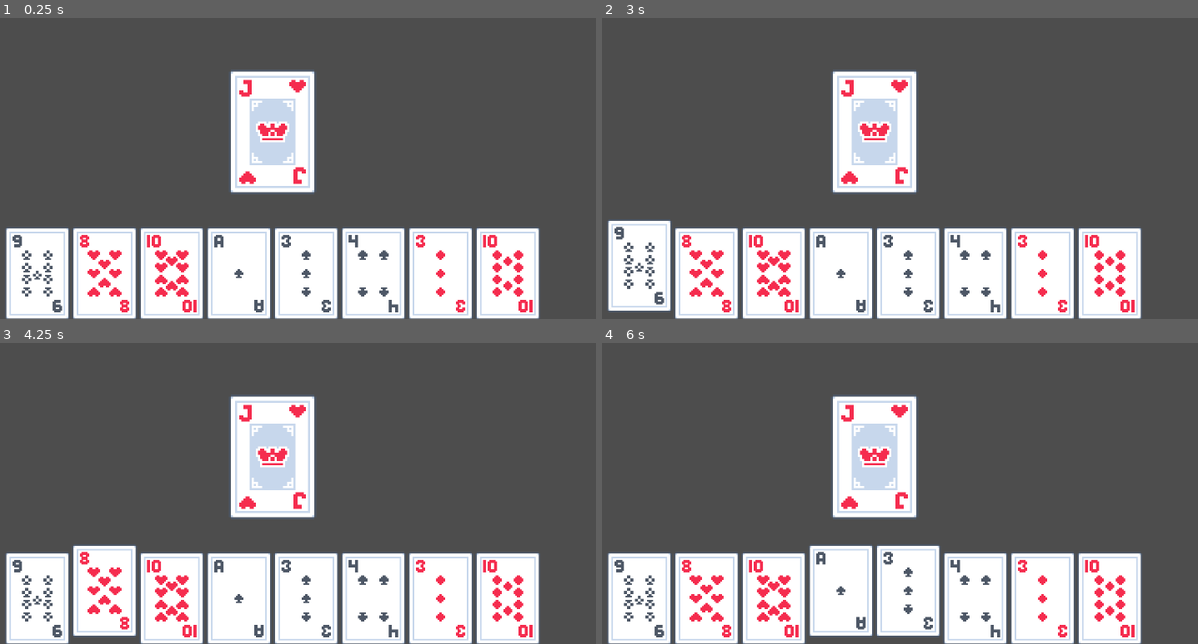
Above: before the commit, frames 1-4 (two rows, left to right).
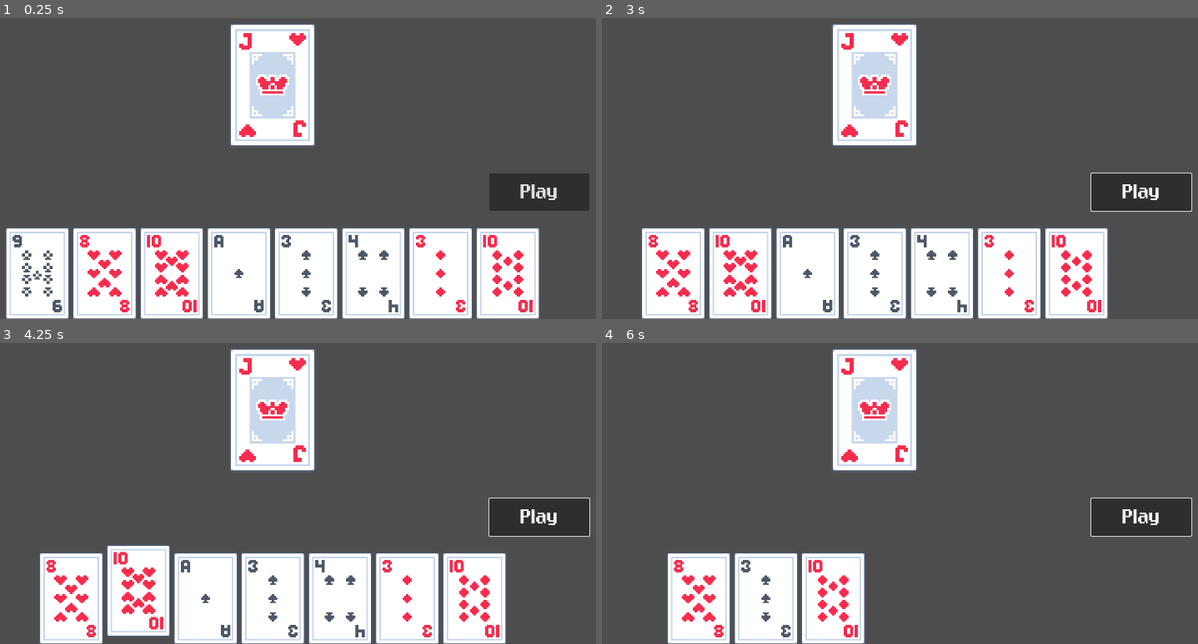
Above: after the commit, the same moments.

Repository: austintian03/regicide-clone
Game: Godot game, scene res://scenes/game.tscn
Two runs of this game, one before a commit and one after it. Both use one fixed random seed, a clock stepped at 60 frames per second and the inputs below.
Inputs (mouse positions are in pixels of both pictures, inside the frame that each line leads up to):
- Up to frame 1 (0.25 s): no input
- Up to frame 2 (3 s): click (1138, 192) at 0.5 s, where only the run after the commit has a clickable "Play"; click (1138, 192) at 1.25 s, where only the run after the commit has a clickable "Play"; click (1138, 192) at 2 s, where only the run after the commit has a clickable "Play"; tap Enter at 2.75 s; move the mouse to (637, 273) at 2.77 s; press the mouse at (637, 273) at 2.78 s
- Up to frame 3 (4.25 s): tap Space at 3.5 s; move the mouse to (107, 598) at 3.52 s; release the mouse at (107, 598) at 3.53 s; right-click (107, 598) at 3.6 s; click (107, 598) at 3.67 s
- Up to frame 4 (6 s): tap Enter at 4.25, 5.75 s; move the mouse to (774, 598) at 4.27 s; press the mouse at (774, 598) at 4.28 s; tap Space at 5 s; move the mouse to (840, 598) at 5.02 s; release the mouse at (840, 598) at 5.03 s; right-click (840, 598) at 5.1 s; click (840, 598) at 5.17 s; move the mouse to (905, 598) at 5.77 s; press the mouse at (905, 598) at 5.78 s

The runs differ from the first frame. In frame 1, 8.3% of the frame differs, in the area x 38-99%, y 1-65%; in frame 2, 22%; in frame 3, 22%; in frame 4, 30%, in the area x 0-100%, y 1-100%.

Commit message:
Hook up initial play button signal and card play functionality

Diff:
--- a/scenes/game.tscn
+++ b/scenes/game.tscn
@@ -1,8 +1,9 @@
-[gd_scene load_steps=4 format=3 uid="uid://bil1xv3khbk0v"]
+[gd_scene load_steps=5 format=3 uid="uid://bil1xv3khbk0v"]
 
 [ext_resource type="Script" uid="uid://gb7octs05p8b" path="res://scripts/game.gd" id="1_lnu2h"]
 [ext_resource type="PackedScene" uid="uid://d2l0peexqj83j" path="res://scenes/hand_ui.tscn" id="2_yqjtg"]
 [ext_resource type="PackedScene" uid="uid://cb06iatai6s6i" path="res://scenes/boss_card.tscn" id="3_lnu2h"]
+[ext_resource type="Theme" uid="uid://dwui6ncqwsy6b" path="res://main_theme.tres" id="4_lbhrr"]
 
 [node name="Game" type="Node2D"]
 script = ExtResource("1_lnu2h")
@@ -12,5 +13,15 @@
 
 [node name="HandUI" parent="CanvasLayer" instance=ExtResource("2_yqjtg")]
 
+[node name="PlayButton" type="Button" parent="CanvasLayer"]
+offset_left = 1056.0
+offset_top = 440.0
+offset_right = 1248.0
+offset_bottom = 512.0
+theme = ExtResource("4_lbhrr")
+text = "Play"
+
 [node name="BossCard" parent="." instance=ExtResource("3_lnu2h")]
-position = Vector2(640, 360)
+position = Vector2(640, 270)
+
+[connection signal="pressed" from="CanvasLayer/PlayButton" to="CanvasLayer/HandUI" method="_on_play_button_pressed"]
--- a/scripts/card_ui.gd
+++ b/scripts/card_ui.gd
@@ -1,7 +1,7 @@
 class_name CardUI
 extends Control
 
-signal card_selected(card_rank, select_status)
+signal card_selected(card_self, select_status)
 
 enum State {BASE, HOVERED, CLICKED, UNSELECTABLE}
 var current_state : State
@@ -50,7 +50,7 @@
 		State.BASE:
 			state_label.text = "Base"
 		State.CLICKED:
-			card_selected.emit(card.rank, "select")
+			card_selected.emit(self, "select")
 			state_label.text = "Clicked"
 			offset_bottom -= 30
 		State.HOVERED:
@@ -64,7 +64,7 @@
 	print("Exiting " + state_label.text)
 	match state:
 		State.CLICKED:
-			card_selected.emit(card.rank, "unselect")
+			card_selected.emit(self, "unselect")
 			offset_bottom += 30
 		State.HOVERED:
 			offset_bottom += 15
@@ -102,3 +102,8 @@
 		switch_state(State.UNSELECTABLE)
 	else:
 		switch_state(State.BASE)
+
+func play() -> CardResource :
+	print("Playing " + str(card))
+	queue_free()
+	return card
--- a/scripts/hand_ui.gd
+++ b/scripts/hand_ui.gd
@@ -2,8 +2,6 @@
 extends HBoxContainer
 
 var card_ui_scene = preload("res://scenes/card_ui.tscn")
-
-var selected_card_ranks: Array[int] = []
 
 func add_and_sort_card(card_resource: CardResource) -> void:
 	"Adds and sorts the hand of CardUI children as elements are added each time. Sort order based on CardResource suit and rank."
@@ -37,13 +35,15 @@
 	return card_child
 
 # called when card_selected signal is emitted by CardUI child
-func _on_card_selected(card_rank: int, select_status: String) -> void:
+func _on_card_selected(card_child: CardUI, select_status: String) -> void:
 	if select_status == "select":
-		selected_card_ranks.append(card_rank)
+		card_child.add_to_group("Selected Cards")
 	elif select_status == "unselect":
-		selected_card_ranks.erase(card_rank)
-	# use SceneTree to call set_selectable() on all cards in Hand w/ list of selected cards as argument
-	get_tree().call_group("Hand", "set_selectable", selected_card_ranks)
+		card_child.remove_from_group("Selected Cards")
+
+	# use SceneTree to call set_selectable() on all cards in Hand based on the ranks of cards in Selected Cards group
+	var card_ranks = get_tree().get_nodes_in_group("Selected Cards").map(func(c): return c.card.rank)
+	get_tree().call_group("Hand", "set_selectable", card_ranks)
 
 func hand_size() -> int:
 	return get_child_count()
@@ -54,3 +54,17 @@
 	for card in _card_ui_children:
 		_string_array.append(str(card.card))
 	return ", ".join(_string_array)
+
+func _on_play_button_pressed() -> void:
+	print("Play button pressed!")
+
+	# play selected cards
+	var cards_to_play = get_tree().get_nodes_in_group("Selected Cards")
+	for card in cards_to_play:
+		print(str(card.card))
+		card.remove_from_group("Hand")
+		remove_child(card)
+	get_tree().call_group("Selected Cards", "play")
+
+	# reset selectable cards
+	get_tree().call_group("Hand", "set_selectable", [])
